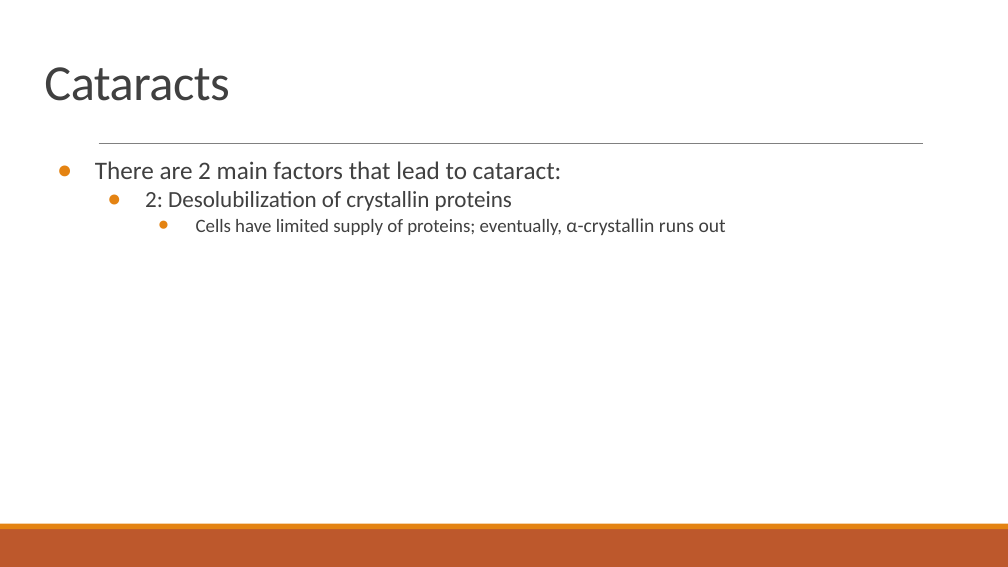
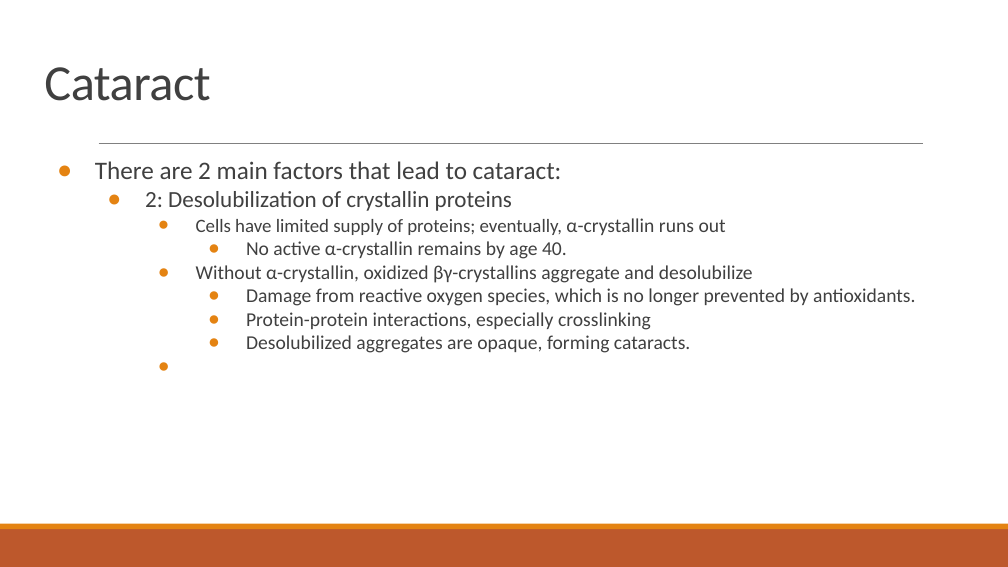
Before and after one commit to dyaom/REHS-2019, a slide deck: slide 5 of Cataract.pptx (slide 6 before the commit). Drawn at 1008x567 pixels with LibreOffice and Linux fonts; fonts in the diff are those of the drawing. Boxes give left, top, right and bottom in pixels: in the first picture for what was removed or moved away, otherwise in the second. Text is boxed around its words. In the diff, an @@ line names an element or a change of style, - is before the commit and + after.

```diff
--- a/Cataract.pptx
+++ b/Cataract.pptx
@@ title at (x1=44, y1=67, x2=210, y2=101): text changed @@
-Cataracts
+Cataract
@@ text at (x1=196, y1=241, x2=915, y2=353): paragraphs added @@
+      ● No active α-crystallin remains by age 40.
+    ● Without α-crystallin, oxidized βγ-crystallins aggregate and desolubilize
+      ● Damage from reactive oxygen species, which is no longer prevented by antioxidants.
+      ● Protein-protein interactions, especially crosslinking
+      ● Desolubilized aggregates are opaque, forming cataracts.
```
Also in this commit, not shown: 1 other slide changed, 1 slide removed, 3 other files.
